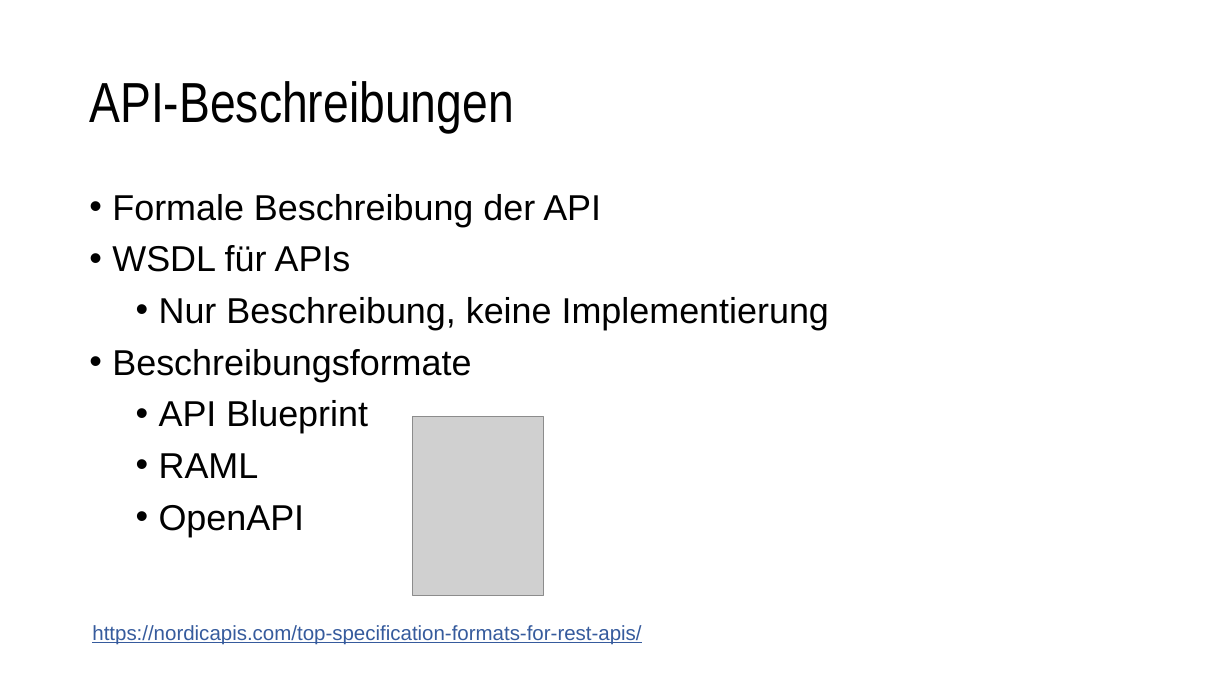
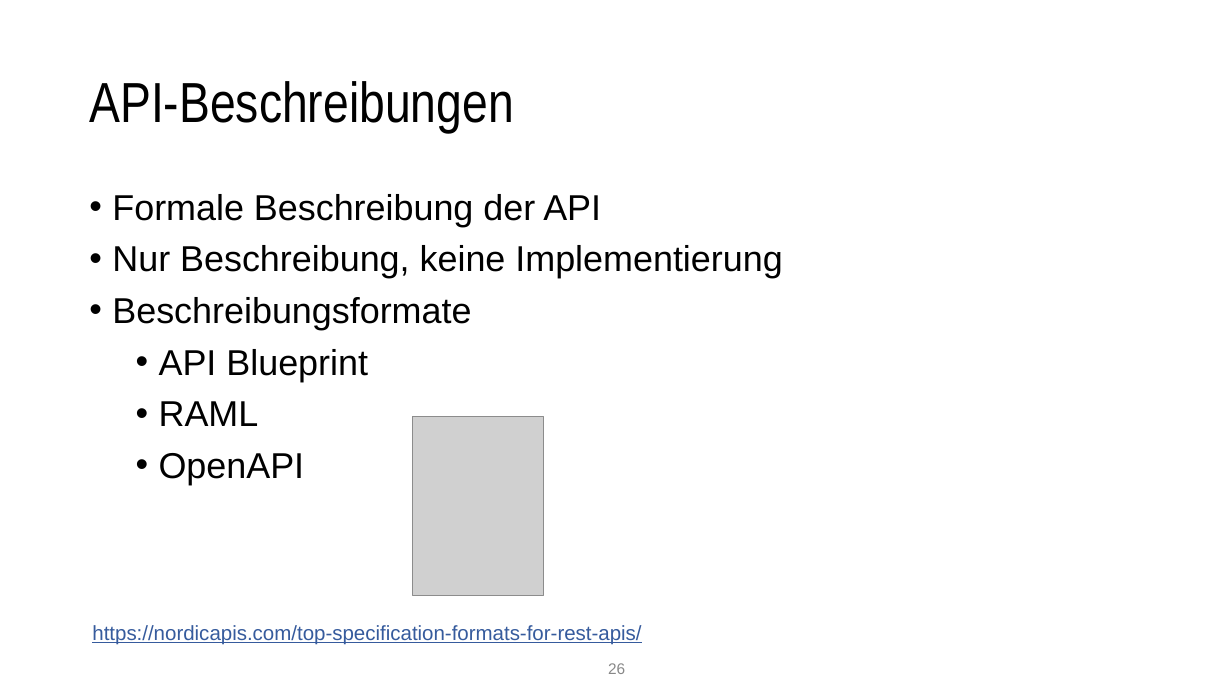
Before and after one commit to nordlb-public/techtalks, a slide deck: slide 26 of 01-api-design/präsentation.pptx. Drawn at 1232x693 pixels with LibreOffice and Linux fonts; fonts in the diff are those of the drawing; grey boxes stand for pictures. Boxes give left, top, right and bottom in pixels: in the first picture for what was removed or moved away, otherwise in the second. Text is boxed around its words. In the diff, an @@ line names an element or a change of style, - is before the commit and + after.

```diff
--- a/01-api-design/präsentation.pptx
+++ b/01-api-design/präsentation.pptx
@@ text at box(112, 245, 351, 272): paragraph removed @@
-• WSDL für APIs
@@ text at box(112, 245, 782, 278): list level 2 to 1 in "Nur Beschreibung, keine Implementierung" @@
@@ page number added at box(608, 663, 625, 674), 12 pt, text #888888 @@
+26
```
Also in this commit, not shown: 24 other slides changed, 11 slides added, 1 slide removed, 3 other files.
